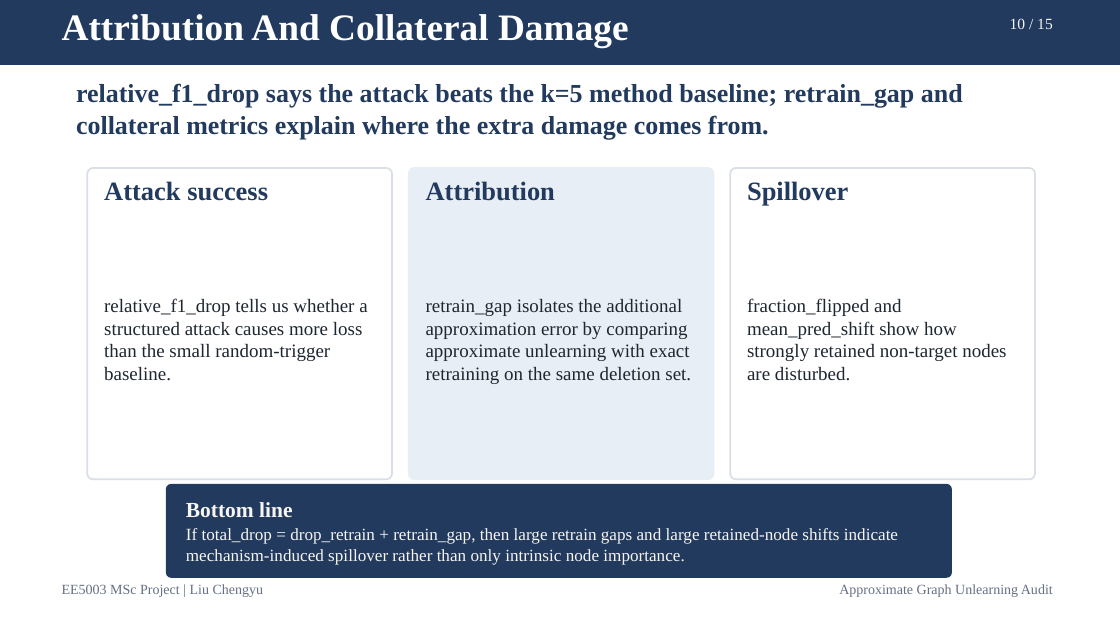
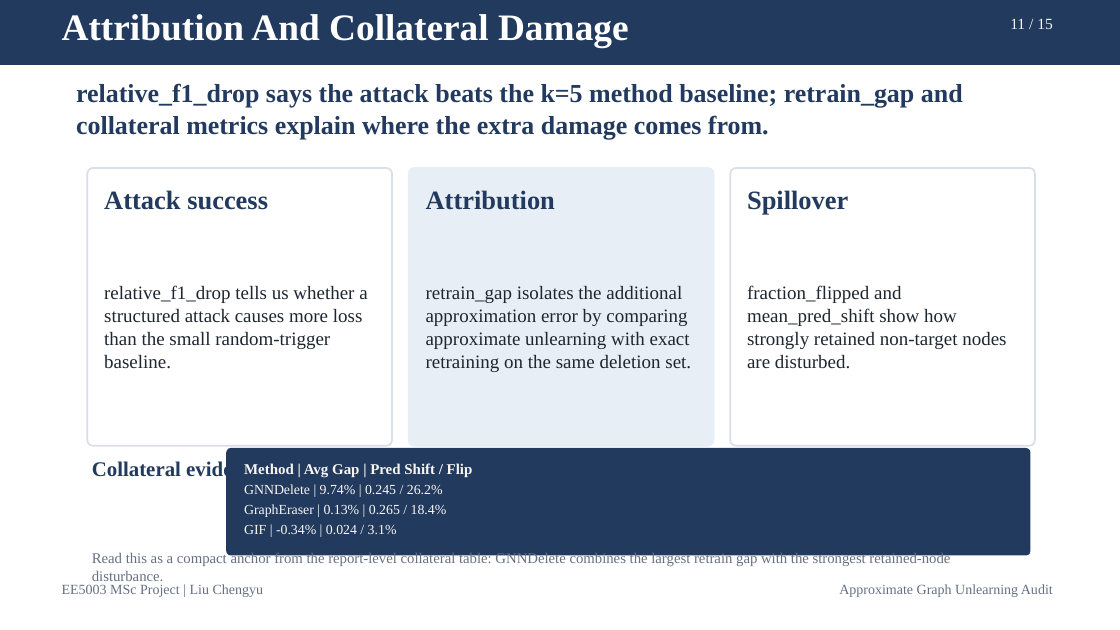
Before and after one commit to lelelelelelelelelelelelele/OpenGU, a slide deck: slide 11 of GULib-master/report/0417_5003report/ppt/out-test/final_15min_defense.pptx (slide 10 before the commit). Drawn at 1120x630 pixels with LibreOffice and Linux fonts; fonts in the diff are those of the drawing. Boxes give left, top, right and bottom in pixels: in the first picture for what was removed or moved away, otherwise in the second. Text is boxed around its words. In the diff, an @@ line names an element or a change of style, - is before the commit and + after.

```diff
--- a/GULib-master/report/0417_5003report/ppt/out-test/final_15min_defense.pptx
+++ b/GULib-master/report/0417_5003report/ppt/out-test/final_15min_defense.pptx
@@ text at <box>1010,18,1053,29</box>: text changed @@
-10 / 15
+11 / 15
@@ rounded rectangle: place and size @@
-rounded rectangle at <box>87,168,392,479</box>
+rounded rectangle at <box>87,168,392,446</box>
@@ rounded rectangle: place and size @@
-rounded rectangle at <box>409,168,713,479</box>
+rounded rectangle at <box>409,168,713,446</box>
@@ rounded rectangle: place and size @@
-rounded rectangle at <box>730,168,1035,479</box>
+rounded rectangle at <box>730,168,1035,446</box>
@@ 3 texts: place and size @@
-3 texts at <box>104,181,848,206</box>
+3 texts at <box>104,190,848,215</box>
@@ text "relative_f1_drop tells us whether a ...": place and size @@
-text "relative_f1_drop tells us whether a ..." at <box>104,298,367,381</box>
+text "relative_f1_drop tells us whether a ..." at <box>104,285,367,369</box>
@@ text "retrain_gap isolates the additional approximation ...": place and size @@
-text "retrain_gap isolates the additional approximation ..." at <box>426,299,691,384</box>
+text "retrain_gap isolates the additional approximation ..." at <box>426,286,691,372</box>
@@ text "fraction_flipped and mean_pred_shift show how ...": place and size @@
-text "fraction_flipped and mean_pred_shift show how ..." at <box>747,298,1006,380</box>
+text "fraction_flipped and mean_pred_shift show how ..." at <box>747,285,1006,368</box>
@@ proportions changed in 4 elements at <box>87,168,392,446</box>, <box>409,168,713,446</box>, <box>730,168,1035,446</box>, <box>226,448,1030,556</box> @@
@@ rounded rectangle: place and size @@
-rounded rectangle at <box>166,484,952,578</box>
+rounded rectangle at <box>226,448,1030,556</box>
@@ text added at <box>92,460,262,481</box>, 13.4 pt, text #223A5E, bold @@
+Collateral evidence
@@ text at <box>244,463,473,478</box>: text changed; size 11 to 9.6 pt; bold on @@
-If total_drop = drop_retrain + retrain_gap, then large retrain gaps and large retained-node shifts indicate mechanism-induced spillover rather than only intrinsic node importance.
+Method | Avg Gap | Pred Shift / Flip
@@ text removed at <box>186,502,292,517</box> @@
-Bottom line
@@ text added at <box>244,484,443,494</box>, 8.9 pt, text #F7F5F1 @@
+GNNDelete | 9.74% | 0.245 / 26.2%
@@ text added at <box>244,504,447,517</box>, 8.9 pt, text #F7F5F1 @@
+GraphEraser | 0.13% | 0.265 / 18.4%
@@ text added at <box>244,525,397,534</box>, 8.9 pt, text #F7F5F1 @@
+GIF | -0.34% | 0.024 / 3.1%
@@ text added at <box>92,552,950,581</box>, 9.5 pt, text #667085 @@
+Read this as a compact anchor from the report-level collateral table: GNNDelete combines the largest retrain gap with the strongest retained-node disturbance.
```
Also in this commit, not shown: 13 other slides changed, 7 other files.
